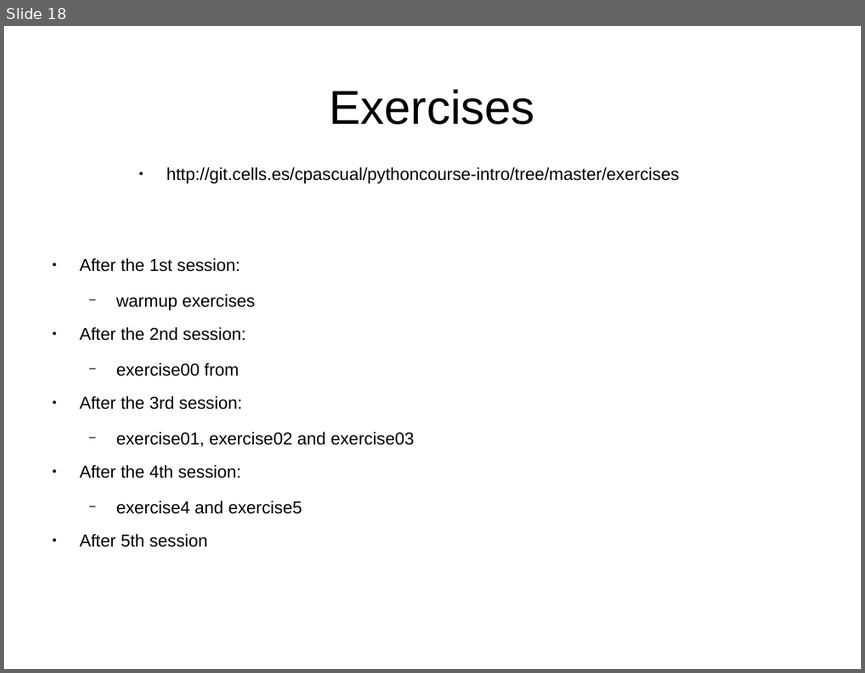
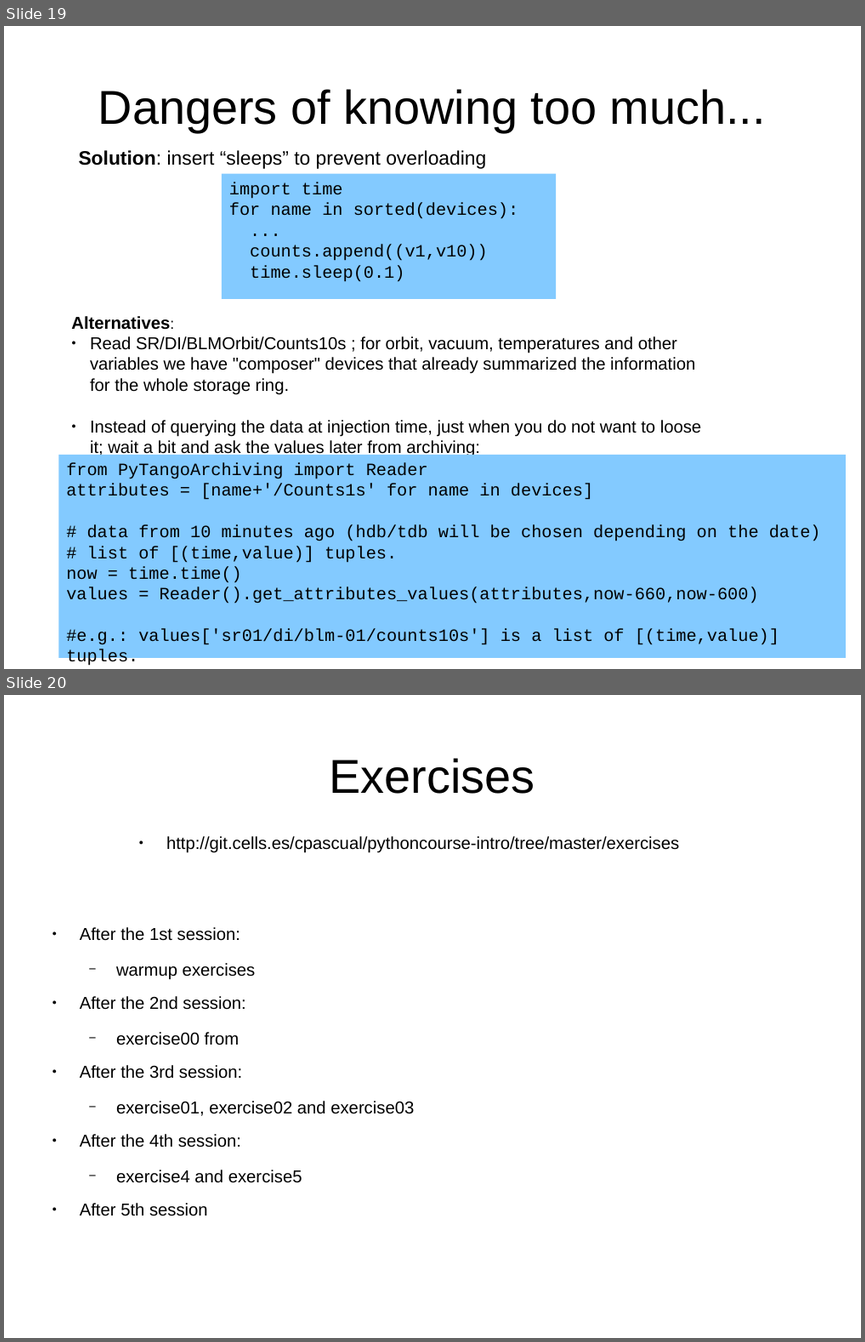
Before and after one commit to saidaHF/InitiationToPython, a slide deck: pythonIntro-slides.odp. Shown one above the other, each under a label of ours: slide 18 before the commit, slides 19 and 20 after it. The pictures are 865x673 and 865x1342 pixels, drawn with LibreOffice and Linux fonts; fonts in the diff are those of the drawing. Boxes give left, top, right and bottom in pixels: in the first picture for what was removed or moved away, otherwise in the second. Text is boxed around its words. In the diff, an @@ line names an element or a change of style, - is before the commit and + after.

Commit message:
Update slides

```diff
--- a/pythonIntro-slides.odp
+++ b/pythonIntro-slides.odp
@@ slide 19 added at (x1=4, y1=26, x2=861, y2=669), background #FFFFFF @@
@@ title added at (x1=98, y1=89, x2=766, y2=132), 44 pt, text #000000 @@
+Dangers of knowing too much...
@@ text added at (x1=79, y1=150, x2=486, y2=169), 18 pt, text #000000 @@
+Solution: insert “sleeps” to prevent overloading
@@ rectangle added at (x1=222, y1=174, x2=556, y2=299), fill #83CAFF, 16 pt, text #000000 @@
+import time
+for name in sorted(devices):
+...
+counts.append((v1,v10))
+time.sleep(0.1)
@@ text added at (x1=71, y1=316, x2=701, y2=457), 16 pt, text #000000 @@
+Alternatives:
+● Read SR/DI/BLMOrbit/Counts10s ; for orbit, vacuum, temperatures and other variables we have "composer" devices that already summarized the information for the whole storage ring.
+● Instead of querying the data at injection time, just when you do not want to loose it; wait a bit and ask the values later from archiving:
@@ rectangle added at (x1=58, y1=454, x2=846, y2=658), fill #83CAFF, 16 pt, text #000000 @@
+from PyTangoArchiving import Reader
+attributes = [name+'/Counts1s' for name in devices]
+# data from 10 minutes ago (hdb/tdb will be chosen depending on the date)
+# list of [(time,value)] tuples.
+now = time.time()
+values = Reader().get_attributes_values(attributes,now-660,now-600)
+#e.g.: values['sr01/di/blm-01/counts10s'] is a list of [(time,value)] tuples.
@@ what was slide 18 is now slide 20 @@
```
Also in this commit, not shown: 1 other slide added.
